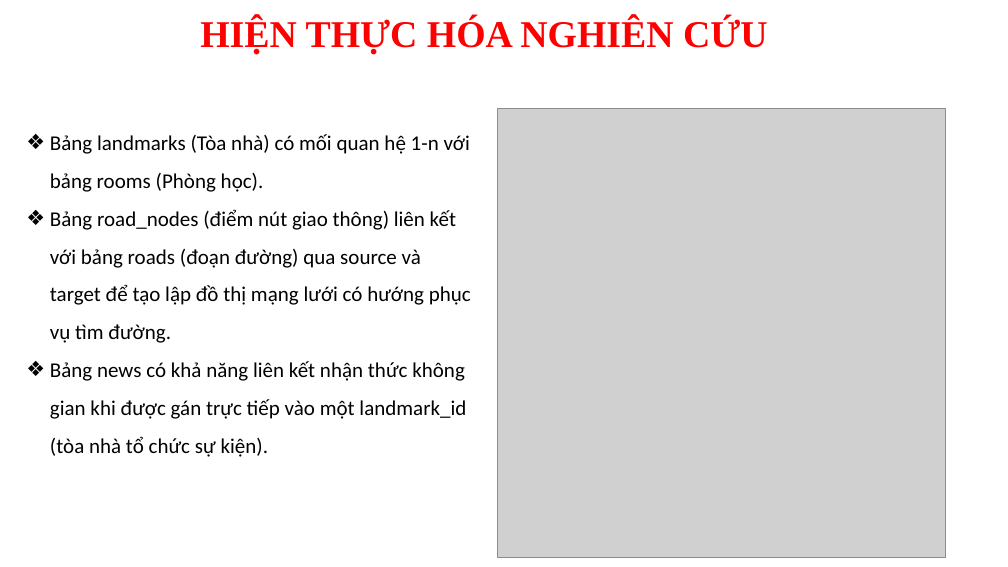
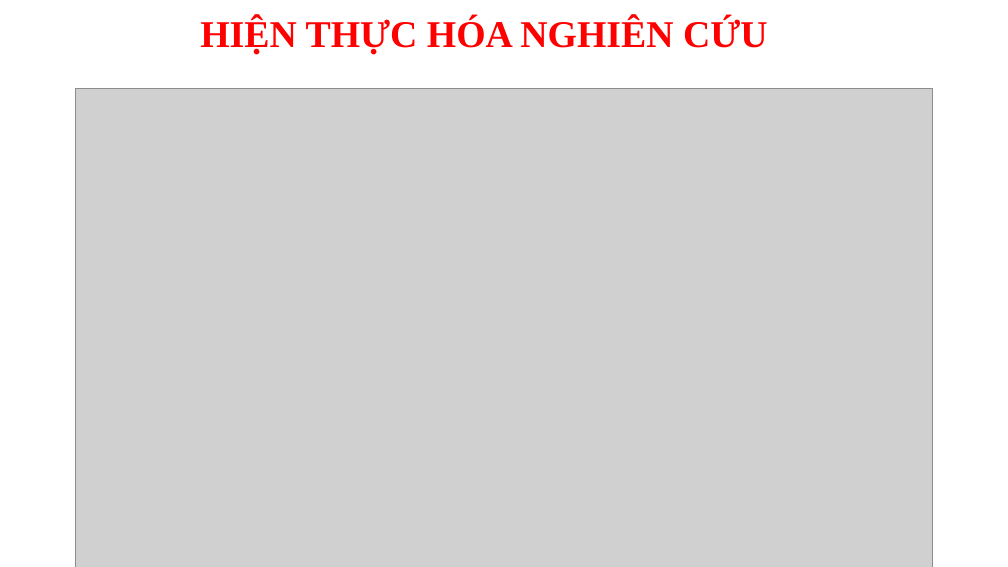
Before and after one commit to NhatThanh115/tn-da22tta-110122017-maitranthanhnhat-bandosodhtv, a slide deck: slide 9 of docs/Mai Trần Thanh Nhật - Khóa luận.pptx (slide 10 before the commit). Drawn at 1008x567 pixels with LibreOffice and Linux fonts; fonts in the diff are those of the drawing; grey boxes stand for pictures; background and template pictures are left out. Boxes give left, top, right and bottom in pixels: in the first picture for what was removed or moved away, otherwise in the second. Text is boxed around its words. In the diff, an @@ line names an element or a change of style, - is before the commit and + after.

```diff
--- a/docs/Mai Trần Thanh Nhật - Khóa luận.pptx
+++ b/docs/Mai Trần Thanh Nhật - Khóa luận.pptx
@@ picture: place and size @@
-picture at [498,108,945,557]
+picture at [76,88,932,567]
@@ text removed at [50,134,471,457] @@
-  ❖ Bảng landmarks (Tòa nhà) có mối quan hệ 1-n với bảng rooms (Phòng học).
-  ❖ Bảng road_nodes (điểm nút giao thông) liên kết với bảng roads (đoạn đường) qua source và target để tạo lập đồ thị mạng lưới có hướng phục vụ tìm đường.
-❖ Bảng news có khả năng liên kết nhận thức không gian khi được gán trực tiếp vào một landmark_id (tòa nhà tổ chức sự kiện).
```
Also in this commit, not shown: 8 other slides changed, 2 slides removed, 16 other files.
